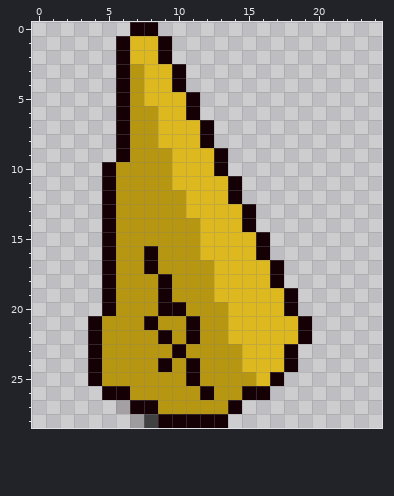
One commit to this pixel-art sprite: GPK Project/Assets/Resources/Sprites/UI/correction curseur.png. Above is the file before it was changed.
The file is 25x29 pixels. Pixels under 10% opacity are left out. Colours within 5 levels of each other are drawn and written as one.
The result:
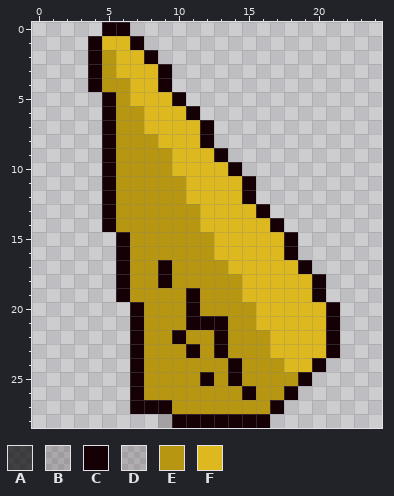
Palette (. is transparent): A #000002ae  B #1000042e  C #150105  D #17010528  E #b79611  F #ddb81f
Diff:
@@ x 0..24 @@
- 0 .......CC................
- 1 ......CFFC...............
- 2 ......CFFC...............
- 3 ......CEFFC..............
- 4 ......CEFFC..............
- 5 ......CEFFFC.............
- 6 ......CEEFFC.............
- 7 ......CEEFFFC............
- 8 ......CEEFFFC............
- 9 ......CEEEFFFC...........
-10 .....CEEEEFFFC...........
-11 .....CEEEEFFFFC..........
-12 .....CEEEEEFFFC..........
-13 .....CEEEEEFFFFC.........
-14 .....CEEEEEEFFFC.........
-15 .....CEEEEEEFFFFC........
-16 .....CEECEEEFFFFC........
-17 .....CEECEEEEFFFFC.......
-18 .....CEEECEEEFFFFC.......
-19 .....CEEECEEEFFFFFC......
-20 .....CEEECCEEEFFFFC......
-21 ....CEEECEECEEFFFFFC.....
-22 ....CEEEECECEEFFFFFC.....
-23 ....CEEEEECEEEEFFFC......
-24 ....CEEEECECEEEFFFC......
-25 ....CEEEEEECEEEEFC.......
-26 .....CCEEEEECEECC........
-27 ......DCCEEEEEC..........
-28 .......BACCCCC...........
+ 0 .....CC..................
+ 1 ....CFFC.................
+ 2 ....CEFFC................
+ 3 ....CEFFFC...............
+ 4 ....CEEFFC...............
+ 5 .....CEFFFC..............
+ 6 .....CEEFFFC.............
+ 7 .....CEEFFFFC............
+ 8 .....CEEEFFFC............
+ 9 .....CEEEEFFFC...........
+10 .....CEEEEFFFFC..........
+11 .....CEEEEEFFFFC.........
+12 .....CEEEEEFFFFC.........
+13 .....CEEEEEEFFFFC........
+14 .....CEEEEEEFFFFFC.......
+15 ......CEEEEEEFFFFFC......
+16 ......CEEEEEEFFFFFC......
+17 ......CEECEEEEFFFFFC.....
+18 ......CEECEEEEEFFFFFC....
+19 ......CEEEECEEEFFFFFC....
+20 .......CEEECEEEEFFFFFC...
+21 .......CEEECCCEEFFFFFC...
+22 .......CEECEECEEEFFFFC...
+23 .......CEEECECEEEFFFFC...
+24 .......CEEEEEECEEEFFC....
+25 .......CEEEECECEEEEC.....
+26 .......CEEEEEEECEEC......
+27 .......CCCEEEEEEEC.......
+28 .........DCCCCCCC........
Where, in picture pixels (left, top, right, bottom), the same in both pictures:
changed: (88, 22, 340, 428)
